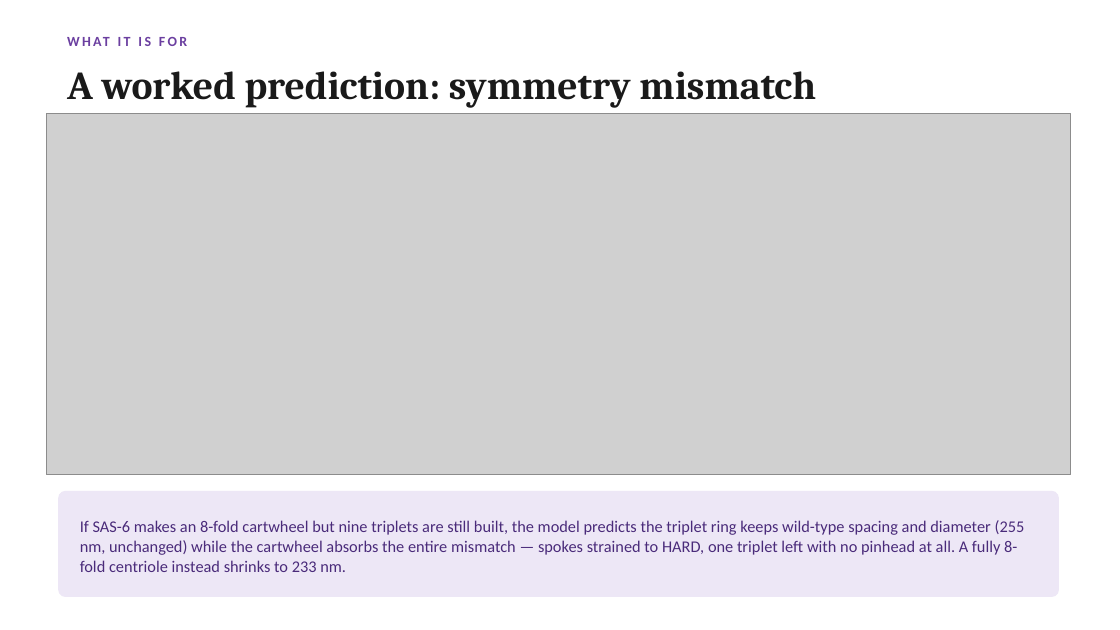
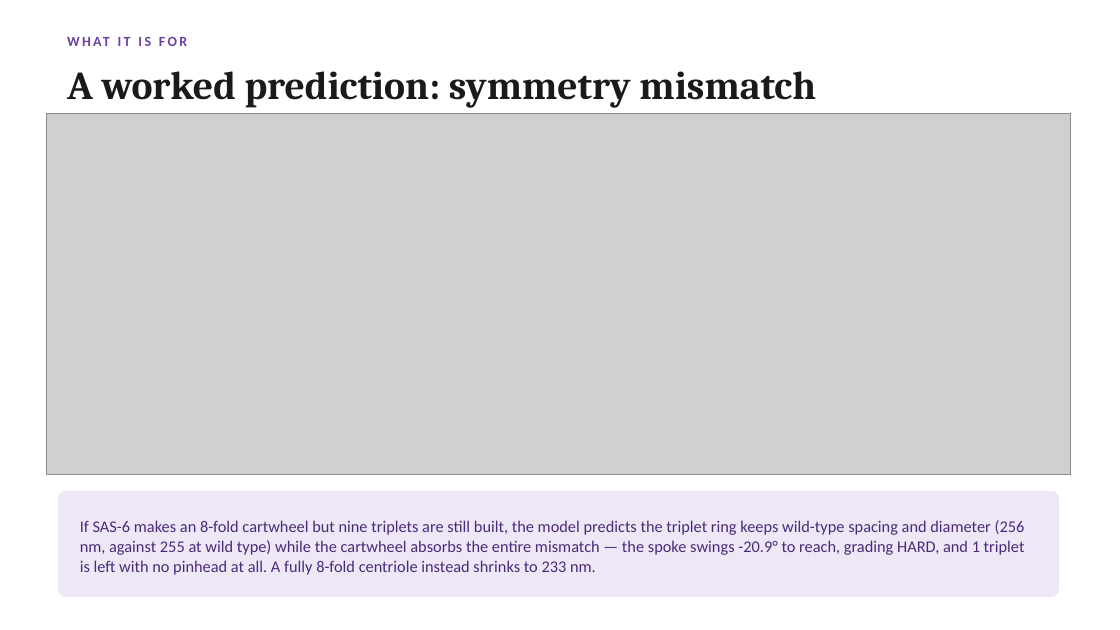
Before and after one commit to UPGON/CenGeometry, a slide deck: slide 17 of presentations/01_CenGeometry_Introduction.pptx (slide 10 before the commit). Drawn at 1120x630 pixels with LibreOffice and Linux fonts; fonts in the diff are those of the drawing; grey boxes stand for pictures. Boxes give left, top, right and bottom in pixels: in the first picture for what was removed or moved away, otherwise in the second. Text is boxed around its words. In the diff, an @@ line names an element or a change of style, - is before the commit and + after.

```diff
--- a/presentations/01_CenGeometry_Introduction.pptx
+++ b/presentations/01_CenGeometry_Introduction.pptx
@@ text at <box>80,520,1025,575</box>: text changed @@
-If SAS-6 makes an 8-fold cartwheel but nine triplets are still built, the model predicts the triplet ring keeps wild-type spacing and diameter (255 nm, unchanged) while the cartwheel absorbs the entire mismatch — spokes strained to HARD, one triplet left with no pinhead at all. A fully 8-fold centriole instead shrinks to 233 nm.
+If SAS-6 makes an 8-fold cartwheel but nine triplets are still built, the model predicts the triplet ring keeps wild-type spacing and diameter (256 nm, against 255 at wild type) while the cartwheel absorbs the entire mismatch — the spoke swings -20.9° to reach, grading HARD, and 1 triplet is left with no pinhead at all. A fully 8-fold centriole instead shrinks to 233 nm.
```
Also in this commit, not shown: 1 other slide changed, 7 slides added, 28 other files.
